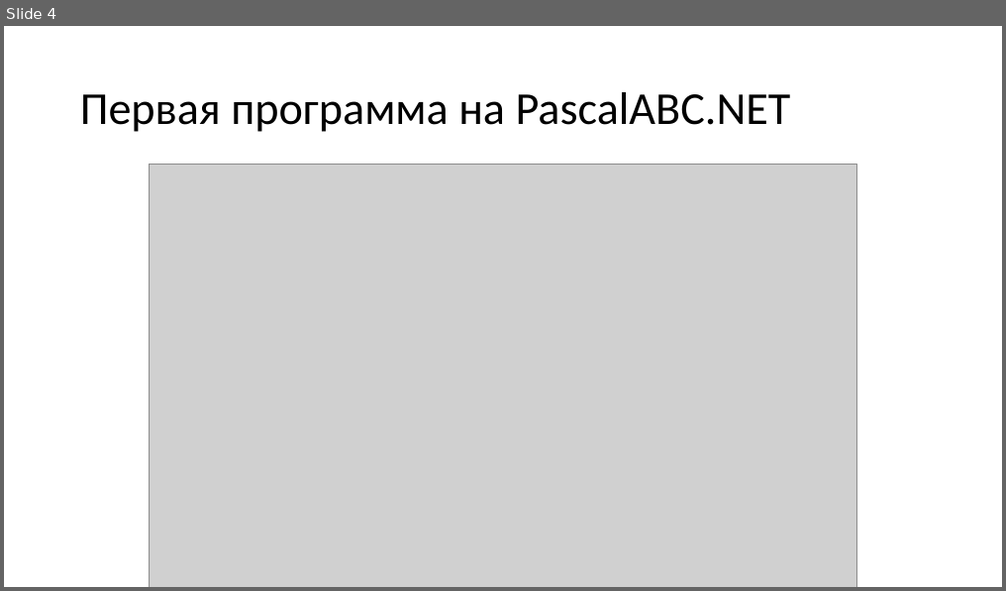
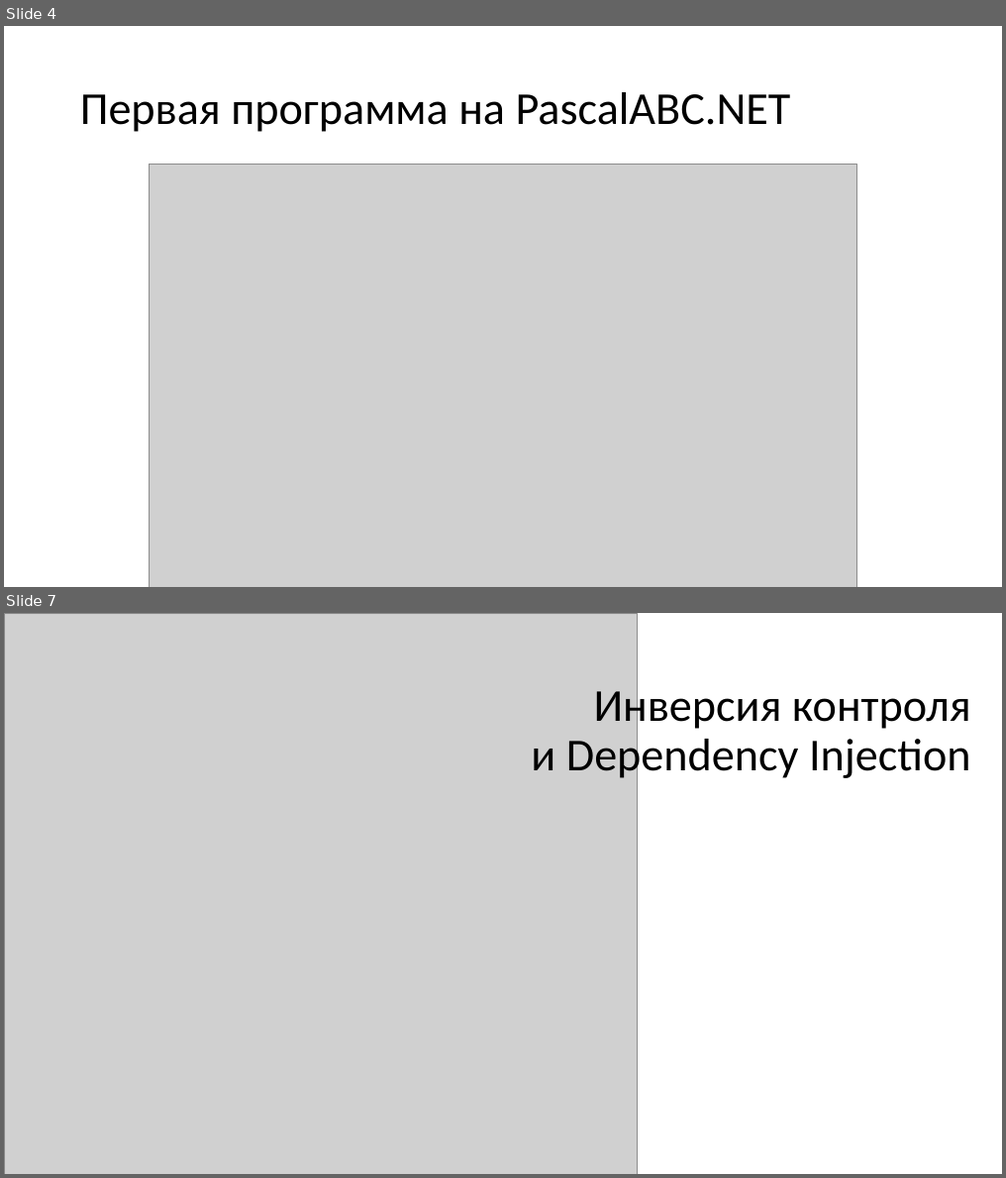
Before and after one commit to ProMix0/ProjectCalculis, a slide deck: Презентация.pptx. Shown one above the other, each under a label of ours: slide 4 before the commit, slides 4 and 7 after it; the slides between them are not shown. The pictures are 1006x591 and 1006x1178 pixels, drawn with LibreOffice and Linux fonts; fonts in the diff are those of the drawing; grey boxes stand for pictures. Boxes give left, top, right and bottom in pixels: in the first picture for what was removed or moved away, otherwise in the second. Text is boxed around its words. In the diff, an @@ line names an element or a change of style, - is before the commit and + after.

```diff
--- a/Презентация.pptx
+++ b/Презентация.pptx
@@ slide 7 added at bbox=[4, 613, 1002, 1174], background #FFFFFF @@
@@ picture added at bbox=[4, 613, 638, 1174] @@
@@ title added at bbox=[531, 683, 971, 782], 44 pt, text #000000 @@
+Инверсия контроля
+и Dependency Injection
```
Also in this commit, not shown: 1 slide changed, 2 other slides added, 1 other file.
